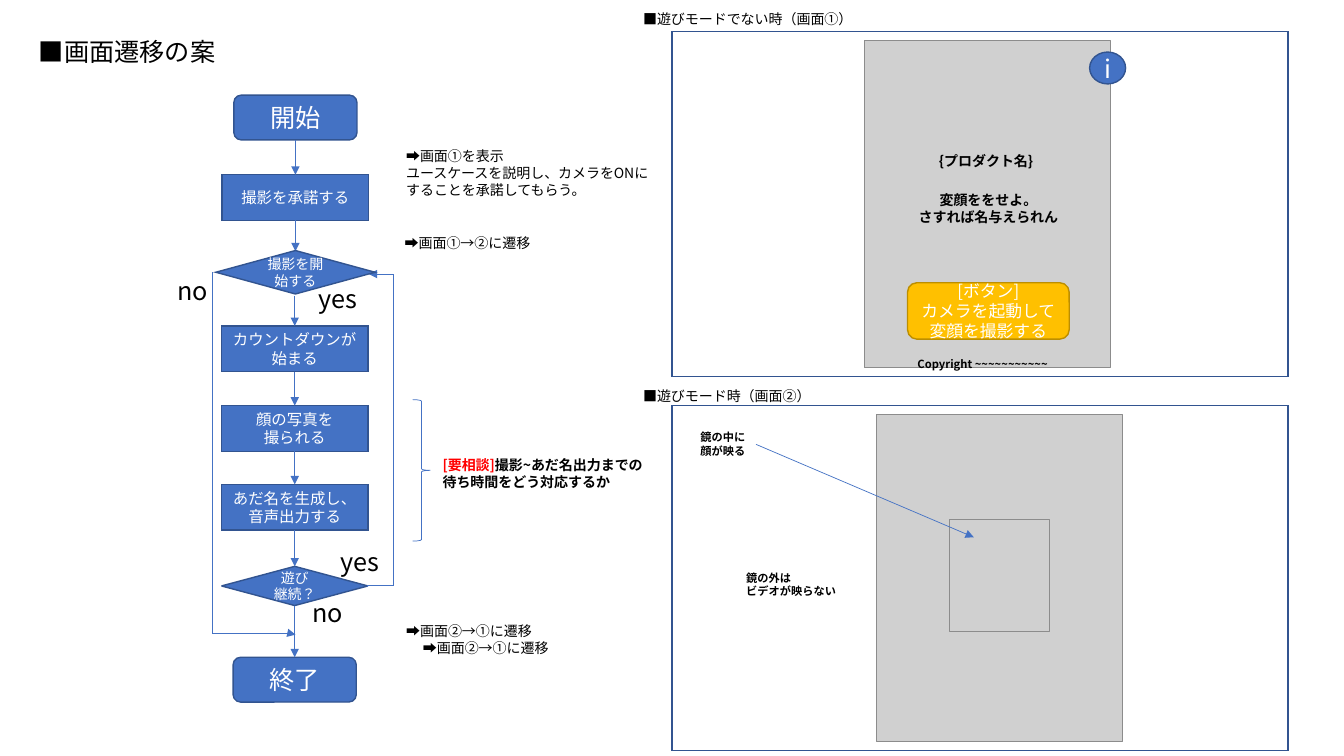
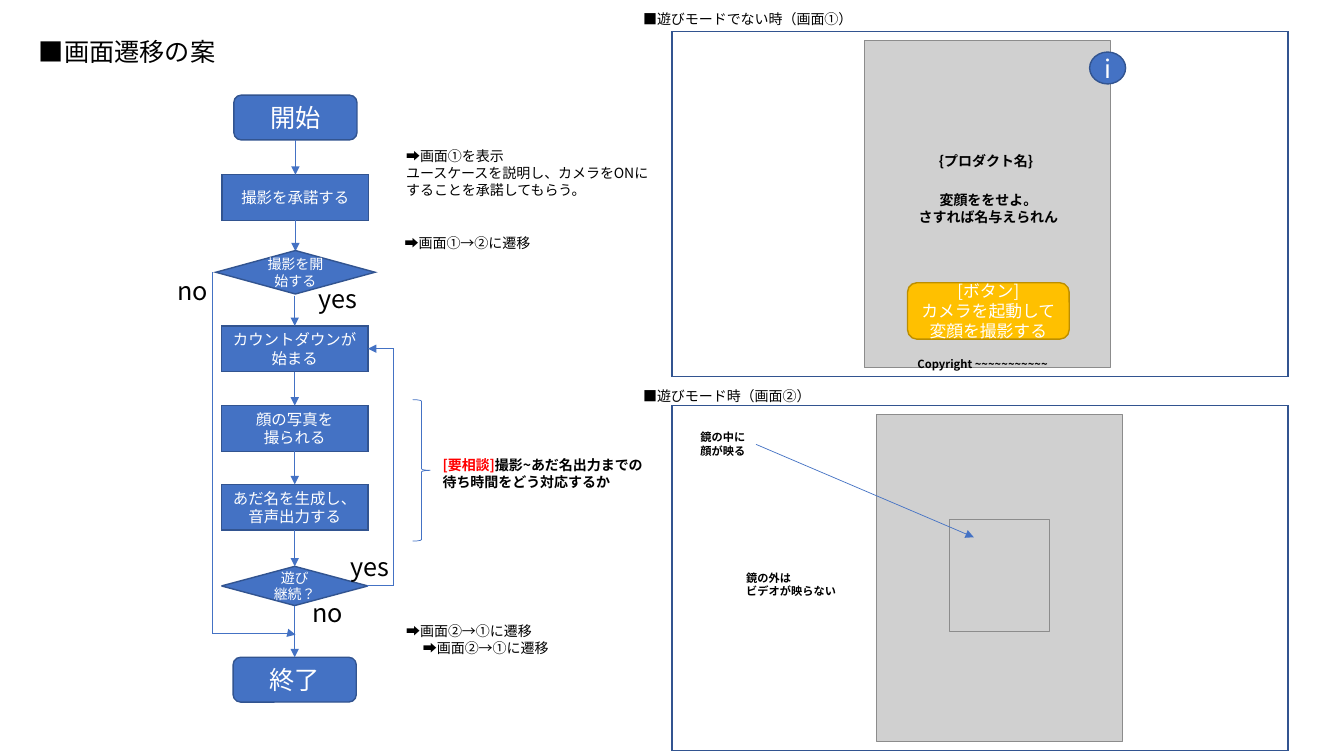
Before and after one commit to RifujinHat/Documents, a slide deck: slide 3 of UI関連/UI_20210904.pptx. Drawn at 1344x756 pixels with LibreOffice and Linux fonts; fonts in the diff are those of the drawing; grey boxes stand for pictures. Boxes give left, top, right and bottom in pixels: in the first picture for what was removed or moved away, otherwise in the second. Text is boxed around its words. In the diff, an @@ line names an element or a change of style, - is before the commit and + after.

```diff
--- a/UI関連/UI_20210904.pptx
+++ b/UI関連/UI_20210904.pptx
@@ elbow arrow moved from (367, 587) - (369, 274) to (367, 587) - (368, 349) @@
@@ text "yes": place and size @@
-text "yes" at (340, 557, 379, 577)
+text "yes" at (351, 562, 390, 583)
```
Also in this commit, not shown: 2 other slides changed.
